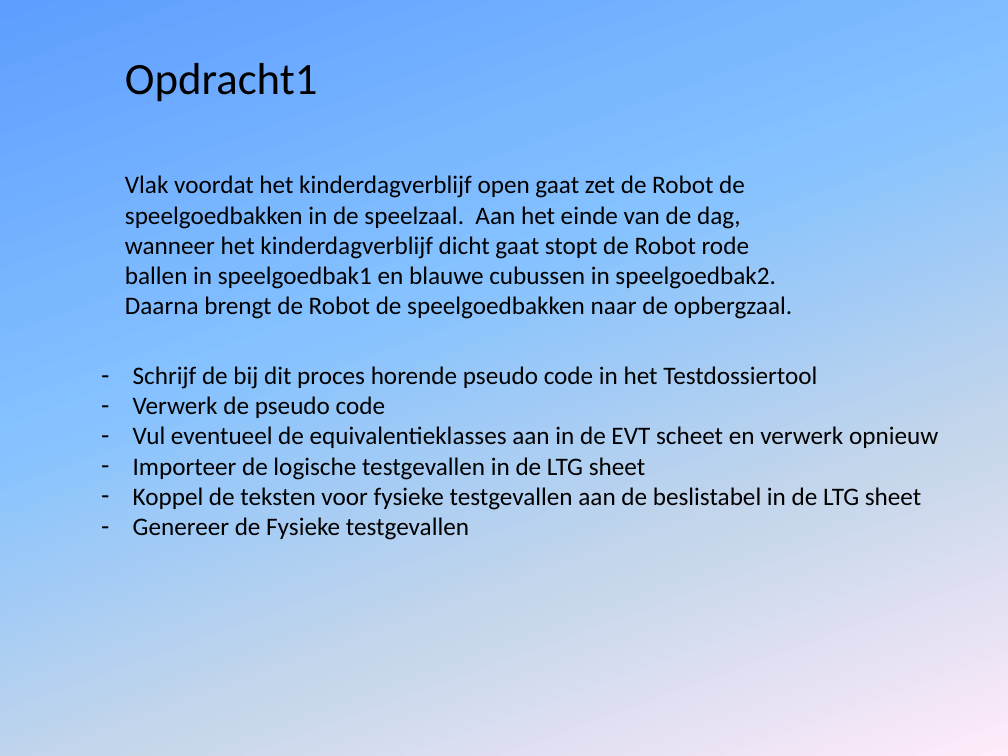
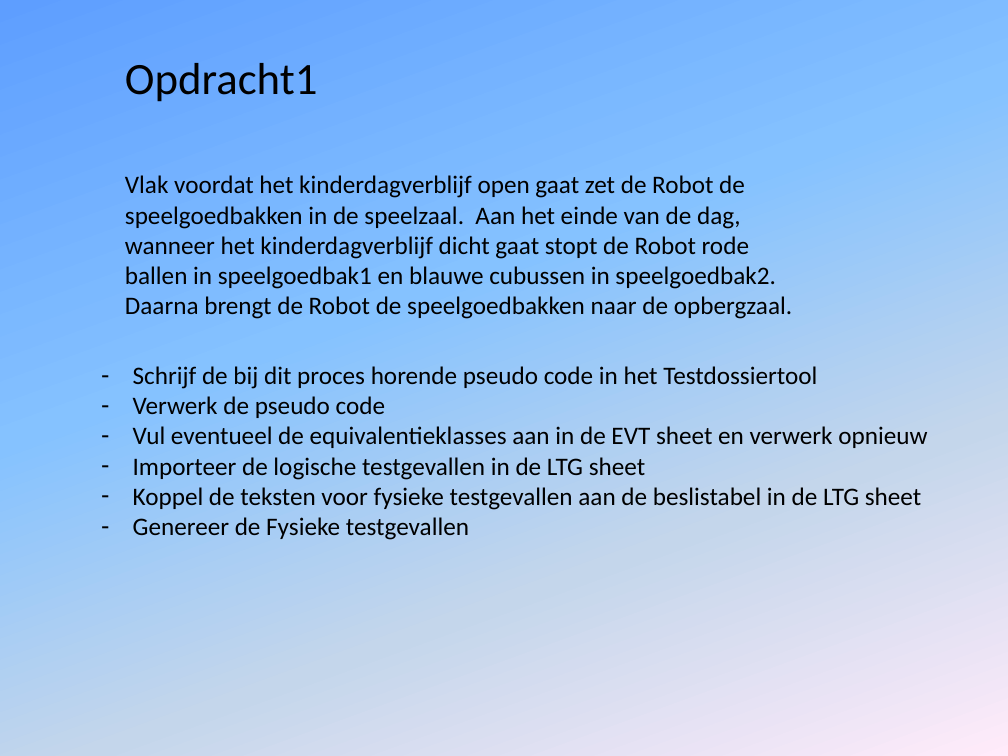
Before and after one commit to RalphSmeenk/TestdossierTool, a slide deck: slide 143 of Handleiding_powerpoint.pptx (slide 145 before the commit). Drawn at 1008x756 pixels with LibreOffice and Linux fonts; fonts in the diff are those of the drawing. Boxes give left, top, right and bottom in pixels: in the first picture for what was removed or moved away, otherwise in the second. Text is boxed around its words. In the diff, an @@ line names an element or a change of style, - is before the commit and + after.

```diff
--- a/Handleiding_powerpoint.pptx
+++ b/Handleiding_powerpoint.pptx
@@ text at <box>133,426,927,448</box>: text changed @@
-– Vul eventueel de equivalentieklasses aan in de EVT scheet en verwerk opnieuw
+– Vul eventueel de equivalentieklasses aan in de EVT sheet en verwerk opnieuw
```
Also in this commit, not shown: 3 other slides changed, 2 slides removed, 1 other file.
